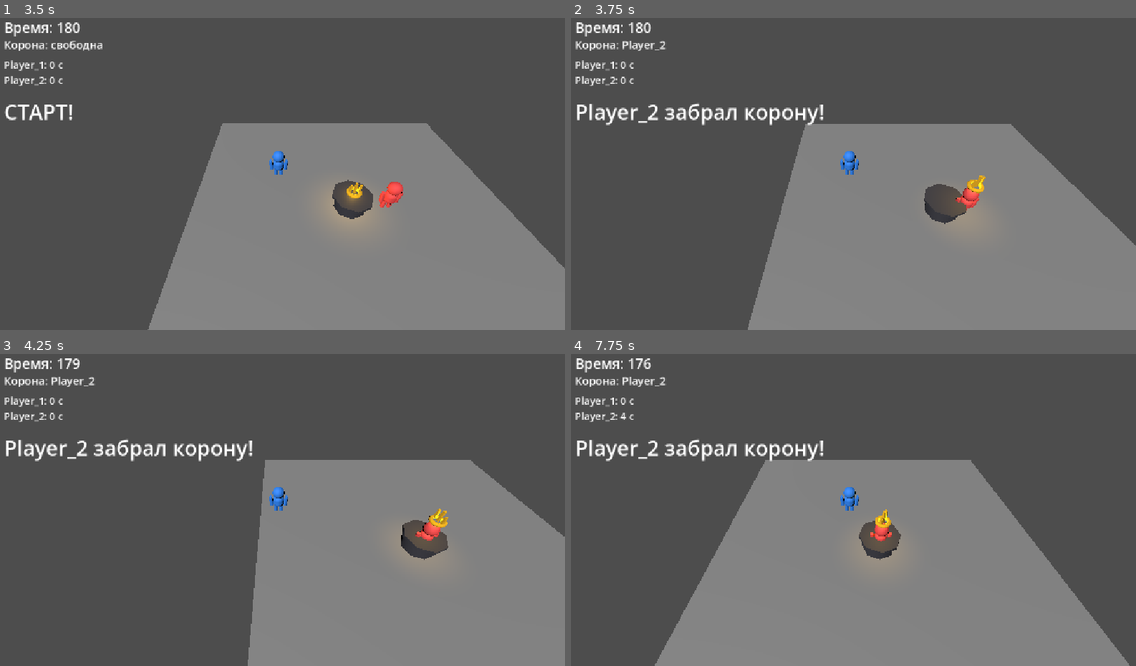
Above: before the commit, frames 1-4 (two rows, left to right).
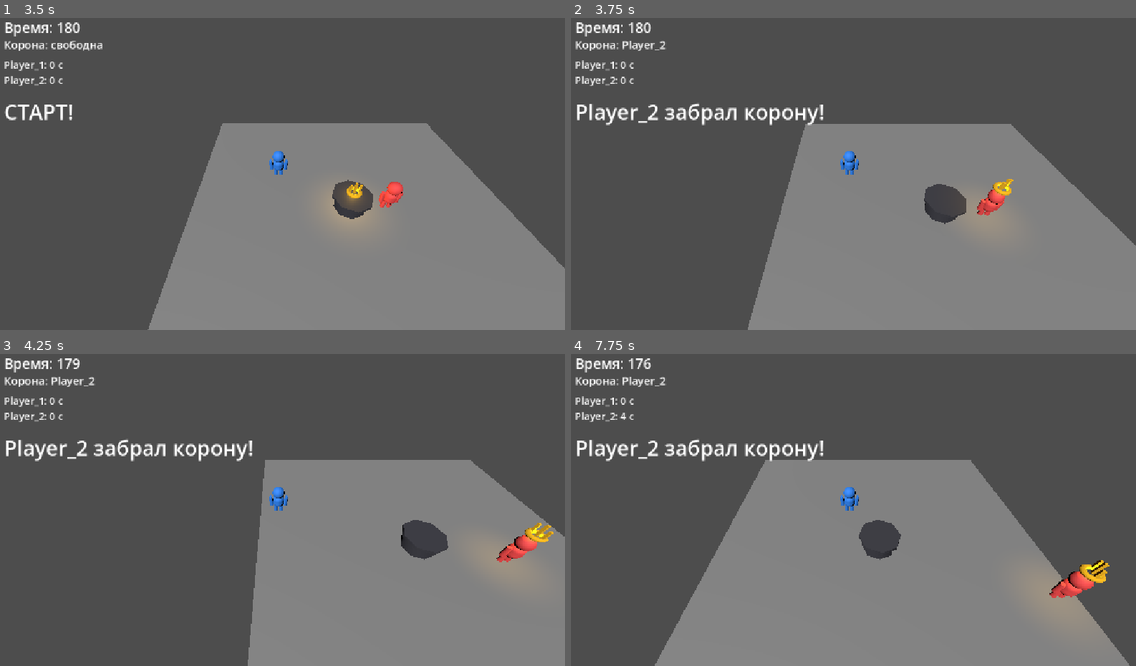
Above: after the commit, the same moments.

Repository: denisyltanovmagamed-netizen/PROJECT-01-CROWN
Game: Godot game, scene res://scenes/main/main.tscn
Two runs of this game, one before a commit and one after it. Both use one fixed random seed, a clock stepped at 60 frames per second and the inputs below.
Inputs (mouse positions are in pixels of both pictures, inside the frame that each line leads up to):
- Up to frame 1 (3.5 s): tap Enter at 0.5, 2 s; move the mouse to (406, 152) at 0.52 s; hold Right (ui_right) 0.53-1.28 s; click (406, 152) at 0.67 s; tap Space at 1.25, 2.75 s; move the mouse to (163, 186) at 1.27 s; hold Down (ui_down) 1.28-2.03 s; move the mouse to (333, 99) at 2.02 s; hold Right (ui_right) 2.03-2.78 s; move the mouse to (248, 233) at 2.77 s; hold Up (ui_up) from 2.78 s (still down); click (248, 233) at 2.92 s
- Up to frame 2 (3.75 s): move the mouse to (1023, 217) at 3.52 s; release Up (ui_up) at 3.53 s; hold Left (ui_left) from 3.53 s (still down)
- Up to frame 3 (4.25 s): keep holding Left (ui_left)
- Up to frame 4 (7.75 s): move the mouse to (678, 456) at 4.27 s; move the mouse to (876, 503) at 5.02 s; release Left (ui_left) at 5.03 s; hold Down (ui_down) 5.03-5.78 s; click (876, 503) at 5.17 s; move the mouse to (763, 425) at 5.77 s; hold Right (ui_right) 5.78-6.53 s; move the mouse to (977, 488) at 6.52 s; hold Up (ui_up) 6.53-7.28 s; move the mouse to (734, 522) at 7.27 s; hold Right (ui_right) from 7.28 s (still down); click (734, 522) at 7.42 s

Frame 1 is identical in both runs. In frame 2, 0.6% of the frame differs, in the area x 68-79%, y 50-64%; in frame 3, 1.3%; in frame 4, 1.4%, in the area x 50-96%, y 45-84%.

Commit message:
Fix AI crown holder escape direction

Diff:
--- a/scripts/player/player.gd
+++ b/scripts/player/player.gd
@@ -64,13 +64,19 @@
         velocity.x = direction.x * move_speed * 0.78
         velocity.z = direction.z * move_speed * 0.78
     elif get_meta("crown_holder", false):
-        var center_direction := Vector3(-global_position.x, 0.0, -global_position.z)
-        if center_direction.length_squared() > 0.01:
-            center_direction = center_direction.normalized()
+        var distance_from_center := Vector2(global_position.x, global_position.z).length()
+        var escape_direction: Vector3
+
+        # Inside the safe area, run directly away from the opponent.
+        # This prevents the holder from steering back into the central pedestal.
+        if distance_from_center < 6.0:
+            escape_direction = -direction
         else:
-            center_direction = Vector3.ZERO
+            # Near the arena edge, keep moving away from the opponent while
+            # steering back toward the center.
+            var center_direction := Vector3(-global_position.x, 0.0, -global_position.z).normalized()
+            escape_direction = (-direction * 0.8 + center_direction * 0.6).normalized()
 
-        var escape_direction := (-direction * 0.35 + center_direction * 1.0).normalized()
         velocity.x = escape_direction.x * move_speed * 0.72
         velocity.z = escape_direction.z * move_speed * 0.72
     else:
